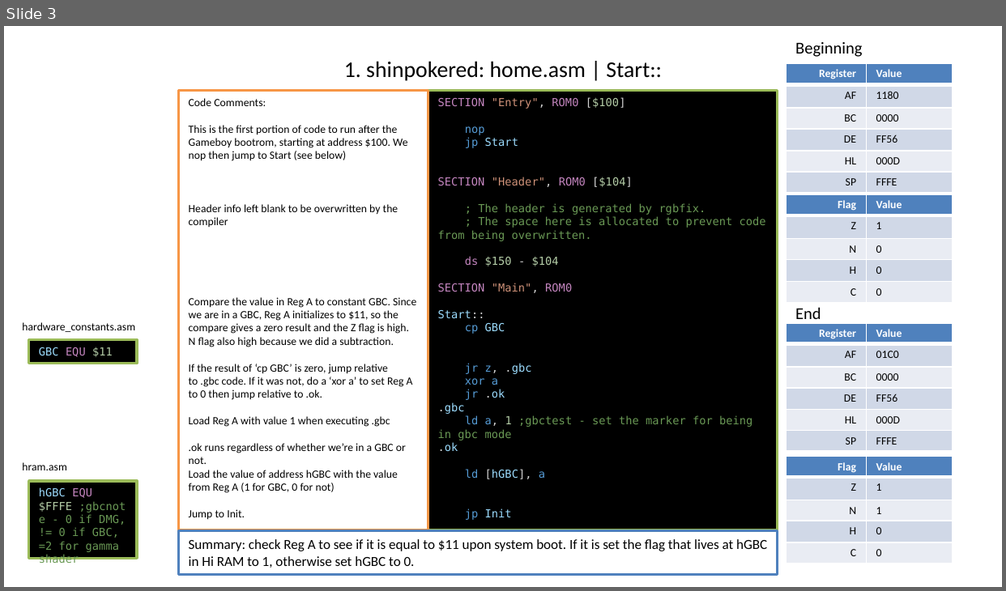
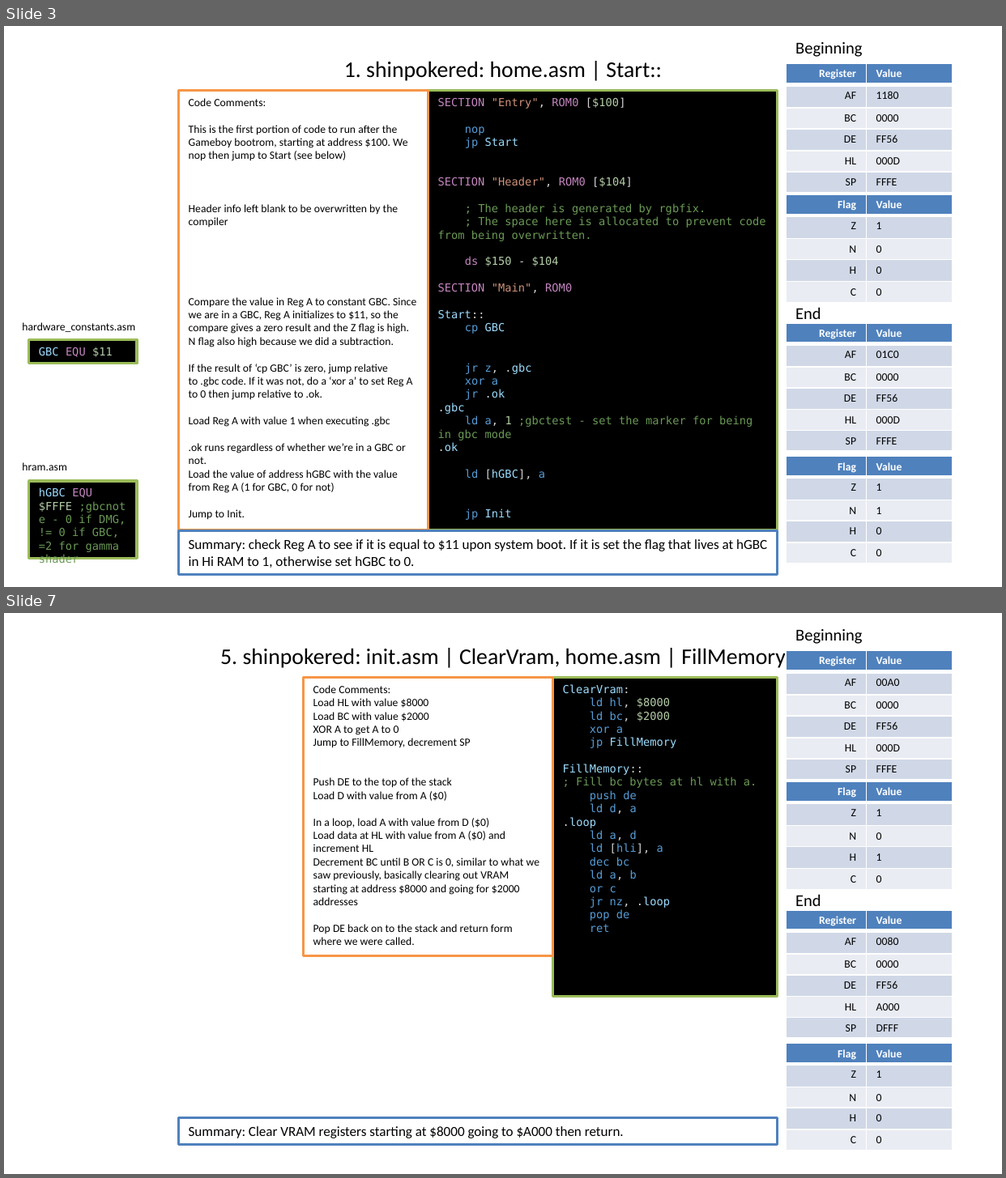
Before and after one commit to timweilert/DK94_Color, a slide deck: SGB_TO_GBC.pptx. Shown one above the other, each under a label of ours: slide 3 before the commit, slides 3 and 7 after it; the slides between them are not shown. The pictures are 1006x591 and 1006x1178 pixels, drawn with LibreOffice and Linux fonts; fonts in the diff are those of the drawing. Boxes give left, top, right and bottom in pixels: in the first picture for what was removed or moved away, otherwise in the second. Text is boxed around its words. In the diff, an @@ line names an element or a change of style, - is before the commit and + after.

Commit message:
Further along in the shinpokered trace through. This new powerpoint approach seems to be a solid way to go.

```diff
--- a/SGB_TO_GBC.pptx
+++ b/SGB_TO_GBC.pptx
@@ slide 7 added at <box>4,613,1002,1174</box>, background #FFFFFF @@
@@ text added at <box>795,629,862,644</box>, 12 pt, text #000000 @@
+Beginning
@@ title added at <box>220,648,785,668</box>, 16.2 pt, text #000000 @@
+5. shinpokered: init.asm | ClearVram, home.asm | FillMemory
@@ table added at <box>786,651,952,779</box>, 6 rows, 2 columns @@
+Register | Value
+AF | 00A0
+BC | 0000
+DE | FF56
+HL | 000D
+SP | FFFE
@@ rectangle added at <box>304,678,553,956</box>, fill #FFFFFF, outline #F79646 2 pt, 8 pt, text #000000 @@
+Code Comments:
+Load HL with value $8000
+Load BC with value $2000
+XOR A to get A to 0
+Jump to FillMemory, decrement SP
+Push DE to the top of the stack
+Load D with value from A ($0)
+In a loop, load A with value from D ($0)
+Load data at HL with value from A ($0) and increment HL
+Decrement BC until B OR C is 0, similar to what we saw previously, basically clearing out VRAM starting at address $8000 and going for $2000 addresses
+Pop DE back on to the stack and return form where we were called.
@@ rectangle added at <box>553,678,778,997</box>, fill #000000, outline #9BBB59 2 pt, 8 pt, text #569CD6 @@
+ClearVram:
+ld hl, $8000
+ld bc, $2000
+xor a
+jp FillMemory
+FillMemory::
+; Fill bc bytes at hl with a.
+push de
+ld d, a
+.loop
+ld a, d
+ld [hli], a
+dec bc
+ld a, b
+or c
+jr nz, .loop
+pop de
+ret
@@ table added at <box>786,781,952,888</box>, 5 rows, 2 columns @@
+Flag | Value
+Z | 1
+N | 0
+H | 1
+C | 0
@@ text added at <box>795,894,821,906</box>, 12 pt, text #000000 @@
+End
@@ table added at <box>786,910,952,1038</box>, 6 rows, 2 columns @@
+Register | Value
+AF | 0080
+BC | 0000
+DE | FF56
+HL | A000
+SP | DFFF
@@ table added at <box>786,1043,952,1150</box>, 5 rows, 2 columns @@
+Flag | Value
+Z | 1
+N | 0
+H | 0
+C | 0
@@ rectangle added at <box>179,1118,778,1145</box>, fill #FFFFFF, outline #4F81BD 2 pt, 10 pt, text #000000 @@
+Summary: Clear VRAM registers starting at $8000 going to $A000 then return.
```
Also in this commit, not shown: 1 slide changed, 6 other slides added.
